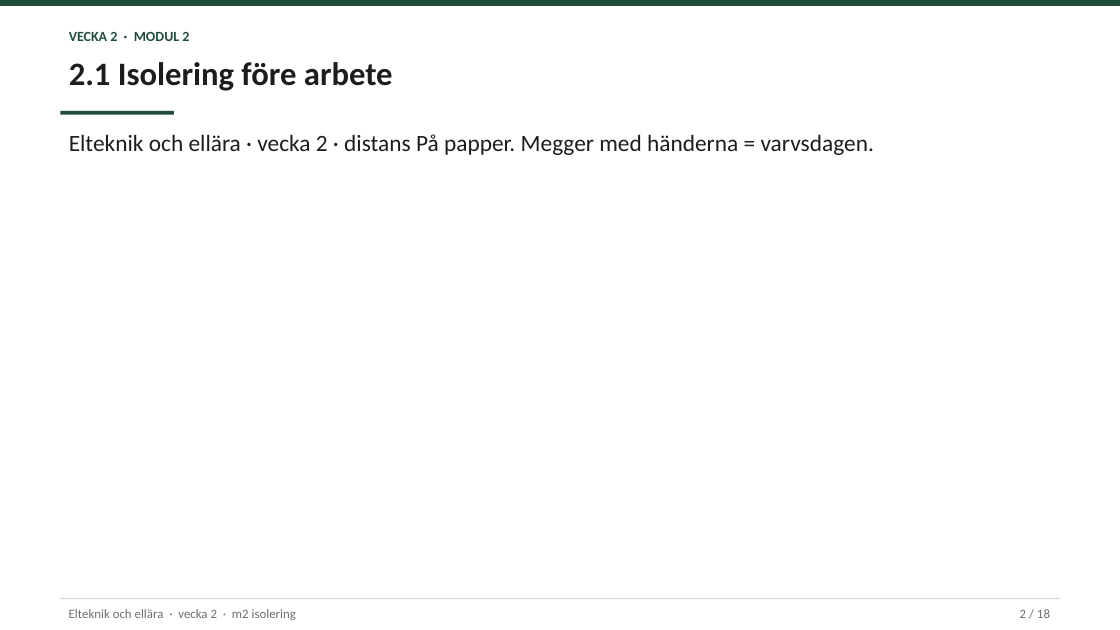
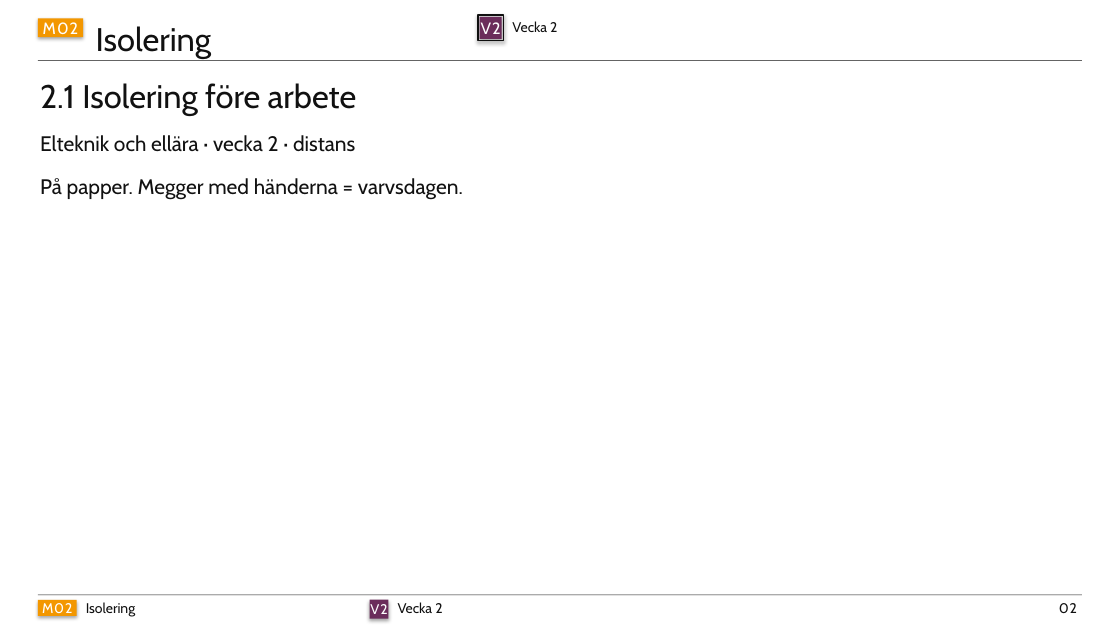
Before and after one commit to nj22az/elteknik-och-ellara, a slide deck: slide 2 of pptx/vecka-02.pptx. Drawn at 1120x630 pixels with LibreOffice and Linux fonts; fonts in the diff are those of the drawing. Boxes give left, top, right and bottom in pixels: in the first picture for what was removed or moved away, otherwise in the second. Text is boxed around its words. In the diff, an @@ line names an element or a change of style, - is before the commit and + after.

```diff
--- a/pptx/vecka-02.pptx
+++ b/pptx/vecka-02.pptx
@@ rectangle added at (38,18,83,37), fill #F39700, 14 pt, text #FFFFFF @@
+M02
@@ text added at (96,26,212,59), 28 pt, text #111111 @@
+Isolering
@@ rectangle added at (478,15,503,40), outline #111111 1.5 pt @@
@@ rectangle added at (480,17,502,39), fill #6B2D5B, 14 pt, text #FFFFFF @@
+V2
@@ text at (512,21,557,32): text changed; font Calibri to Cabin; text colour #1F4D3A to #111111; bold off @@
-VECKA 2 · MODUL 2
+Vecka 2
@@ text "2.1 Isolering före arbete": place and size @@
-text "2.1 Isolering före arbete" at (69,62,393,91)
+text "2.1 Isolering före arbete" at (40,83,357,116)
@@ text "2.1 Isolering före arbete" at (40,83,357,116): font Calibri to Cabin, text colour #1D1D1F to #111111, bold off @@
@@ rectangle: place and size @@
-rectangle at (0,0,1120,6)
+rectangle at (38,60,1082,60)
@@ rectangle at (38,60,1082,60): fill #1F4D3A to #111111; shadow on @@
@@ rectangle removed at (60,111,174,114) @@
@@ text at (40,135,355,152): text changed; size 20 to 18 pt; font Calibri to Cabin; text colour #1D1D1F to #111111 @@
-Elteknik och ellära · vecka 2 · distans På papper. Megger med händerna = varvsdagen.
+Elteknik och ellära · vecka 2 · distans
@@ text added at (40,178,463,200), 18 pt, text #111111 @@
+På papper. Megger med händerna = varvsdagen.
@@ rectangle: place and size @@
-rectangle at (60,598,1060,599)
+rectangle at (38,595,1082,595)
@@ rectangle at (38,595,1082,595): fill #D2D2D7 to #111111; shadow on @@
@@ rectangle added at (38,600,76,616), fill #F39700, 12 pt, text #FFFFFF @@
+M02
@@ text removed at (69,609,296,620) @@
-Elteknik och ellära · vecka 2 · m2 isolering
@@ text added at (86,602,135,617), 12 pt, text #111111 @@
+Isolering
@@ rectangle added at (370,600,389,619), fill #6B2D5B, 12 pt, text #FFFFFF @@
+V2
@@ text added at (398,602,442,613), 12 pt, text #111111 @@
+Vecka 2
@@ text removed at (1020,609,1050,618) @@
-2 / 18
@@ text added at (1059,603,1077,613), 12 pt, text #111111 @@
+02
```
Also in this commit, not shown: 16 other slides changed, 1 slide added, 1 slide removed, 12 other files.
